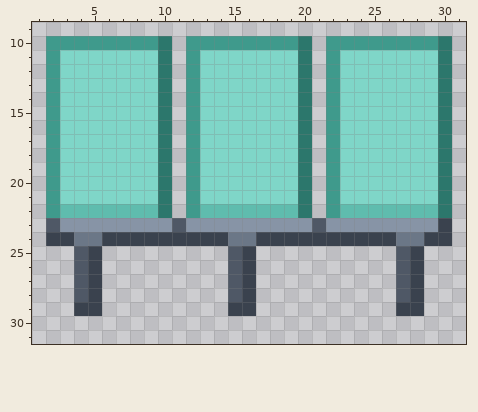
Two states of a pixel-art file, src/media/photos/sprites/room/waiting_bench.aseprite. This is how it looked before the edit.
32x32 pixels, 1 frame. Shown: x 1..31, y 9..31.
Once edited:
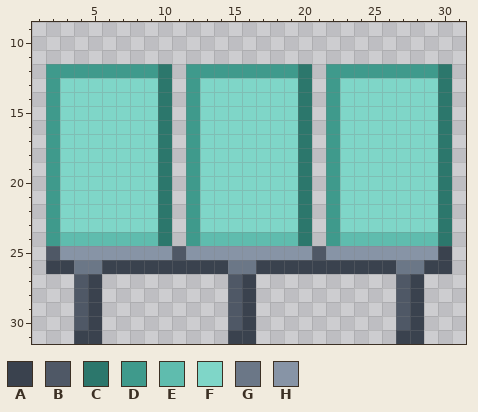
Palette (. is transparent): A #3a424e  B #4f5866  C #2c776c  D #3f9a8c  E #5fbcae  F #7fd6c8  G #6b7787  H #8794a6
What changed:
y 10: x 2..10 DDDDDDDDC -> .........; x 12..20 DDDDDDDDC -> .........; x 22..30 DDDDDDDDC -> .........
y 11: x 2..10 DFFFFFFFC -> .........; x 12..20 DFFFFFFFC -> .........; x 22..30 DFFFFFFFC -> .........
y 12: x 3..9 FFFFFFF -> DDDDDDD; x 13..19 FFFFFFF -> DDDDDDD; x 23..29 FFFFFFF -> DDDDDDD
y 22: x 3..9 EEEEEEE -> FFFFFFF; x 13..19 EEEEEEE -> FFFFFFF; x 23..29 EEEEEEE -> FFFFFFF
y 23: x 2..30 BHHHHHHHHBHHHHHHHHHBHHHHHHHHA -> DFFFFFFFC.DFFFFFFFC.DFFFFFFFC
y 24: x 2..30 AAGGAAAAAAAAAGGAAAAAAAAAAGGAA -> DEEEEEEEC.DEEEEEEEC.DEEEEEEEC
y 25: x 2..30 ..BA.........BA..........BA.. -> BHHHHHHHHBHHHHHHHHHBHHHHHHHHA
y 26: x 2..30 ..BA.........BA..........BA.. -> AAGGAAAAAAAAAGGAAAAAAAAAAGGAA
y 29: x 4 A -> B; x 15 A -> B; x 27 A -> B
y 30: x 4..5 .. -> BA; x 15..16 .. -> BA; x 27..28 .. -> BA
y 31: x 4..5 .. -> AA; x 15..16 .. -> AA; x 27..28 .. -> AA
Changed places in both pictures, as pixel boxes (x1, y1, x2, y2):
changed: (46, 36, 452, 78)
changed: (46, 204, 452, 344)
